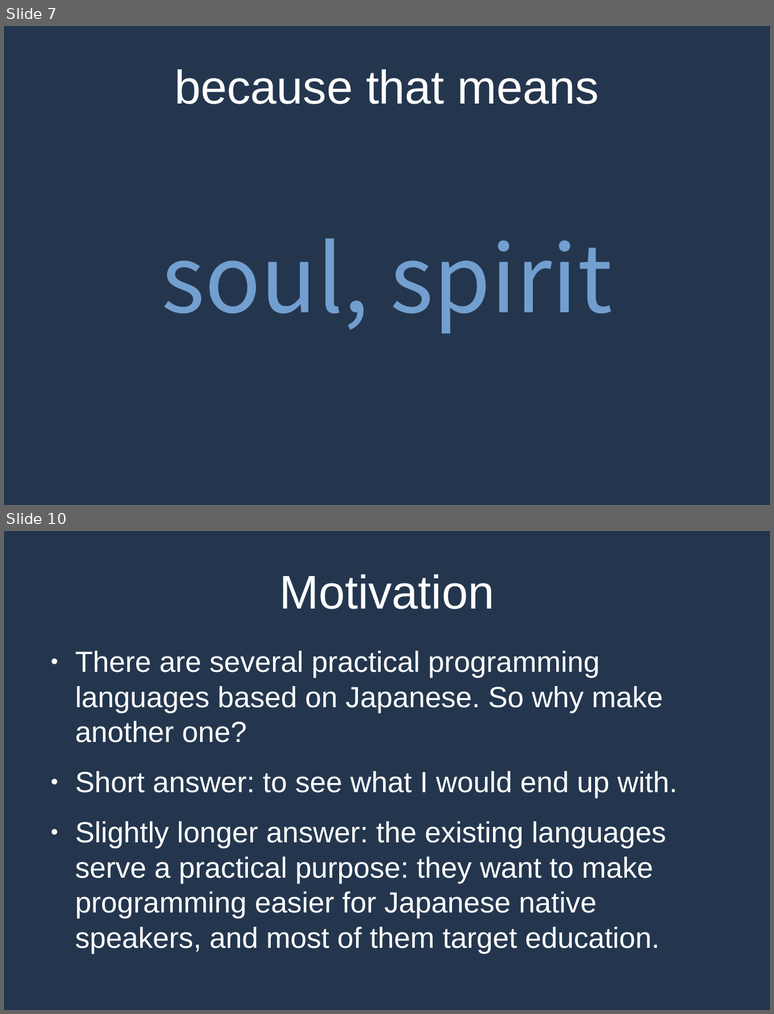
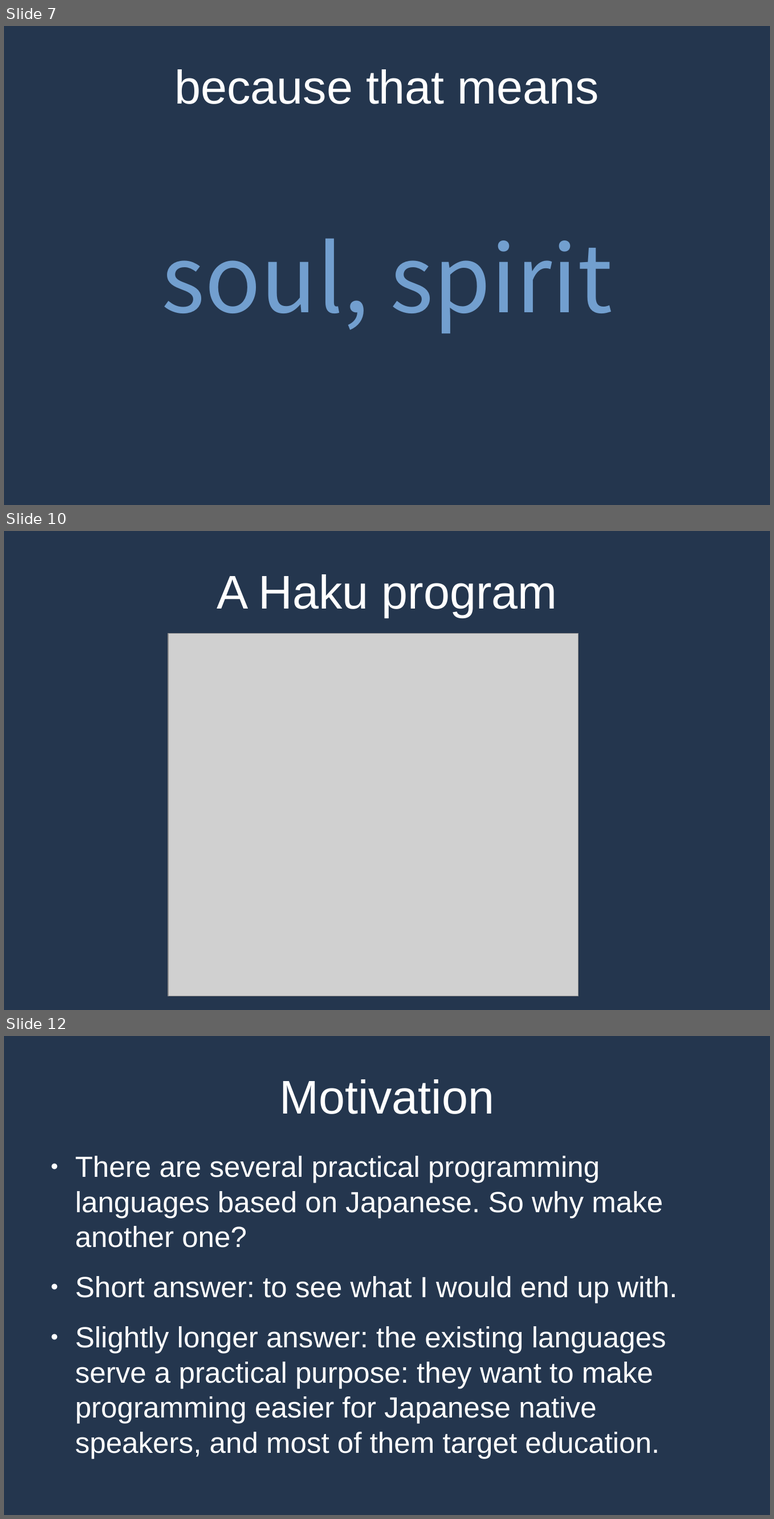
Before and after one commit to MrPicklePinosaur/haku, a slide deck: haku-talk/haku-talk.odp. Shown one above the other, each under a label of ours: slides 7 and 10 before the commit, slides 7, 10 and 12 after it; the slides between them are not shown. The pictures are 774x1014 and 774x1519 pixels, drawn with LibreOffice and Linux fonts; fonts in the diff are those of the drawing; grey boxes stand for pictures. Boxes give left, top, right and bottom in pixels: in the first picture for what was removed or moved away, otherwise in the second. Text is boxed around its words. In the diff, an @@ line names an element or a change of style, - is before the commit and + after.

```diff
--- a/haku-talk/haku-talk.odp
+++ b/haku-talk/haku-talk.odp
@@ slide 10 added at <box>4,531,770,1010</box>, background #24364E @@
@@ title added at <box>217,574,557,617</box>, 48.9 pt, text #FFFFFF @@
+A Haku program
@@ picture added at <box>168,633,579,996</box> @@
@@ what was slide 10 is now slide 12 @@
```
Also in this commit, not shown: 3 slides changed, 2 other slides added, 1 slide removed, 4 other files.
